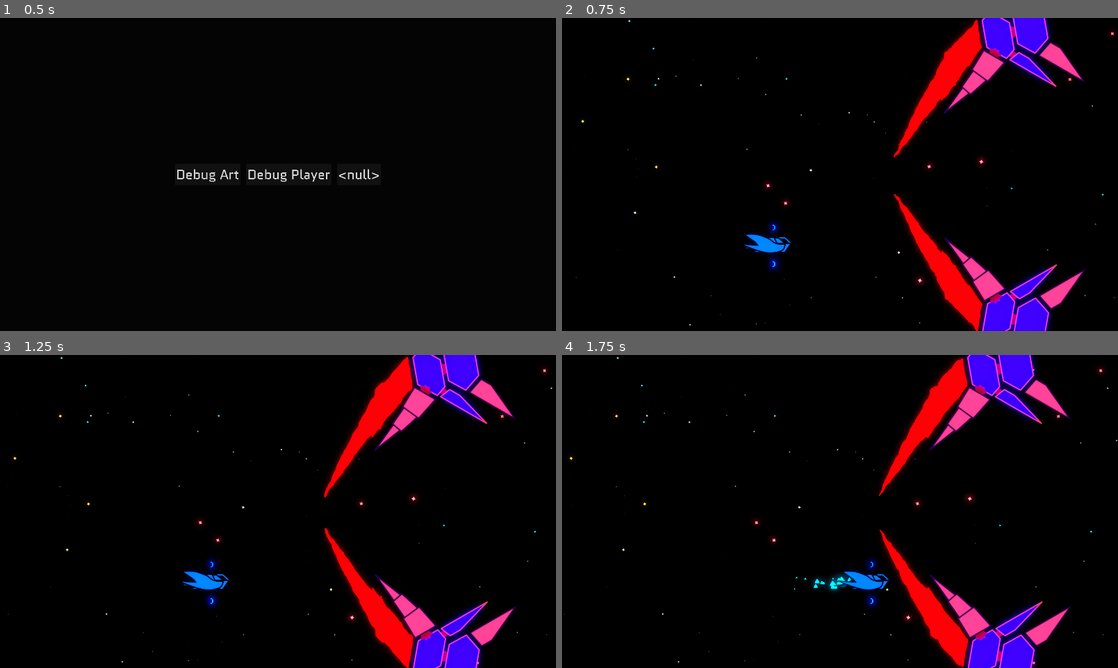
Above: before the commit, frames 1-4 (two rows, left to right).
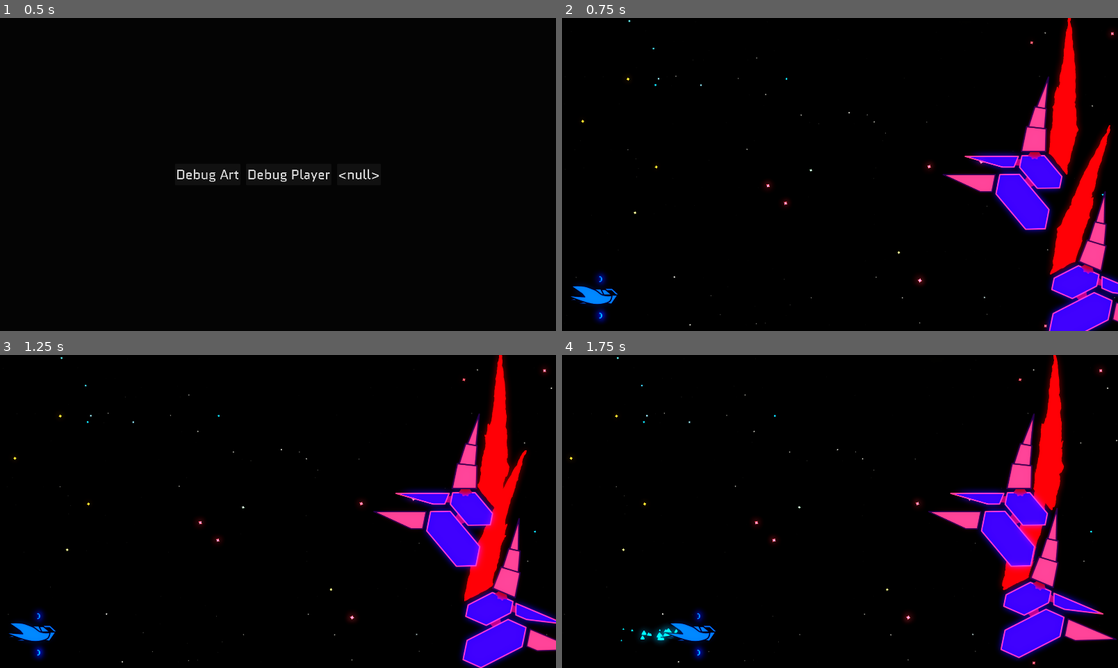
Above: after the commit, the same moments.

Repository: Zemiro-dev/StarfighterGemini
Game: Godot game, scene res://world/world_viewport_container.tscn
Same seed, same stepped clock (60 frames per second), same inputs: the game is played once before the commit and once after it. Sound files missing from this copy of the repository are replaced by a short silence.
Inputs:
- Up to frame 1 (0.5 s): no input
- Up to frame 2 (0.75 s): click "Debug Art" at 0.5 s
- Up to frame 3 (1.25 s): no input
- Up to frame 4 (1.75 s): hold D (right) from 1.28 s (still down); hold Shift (dash) from 1.28 s (still down)

Frame 1 is identical in both runs. In frame 2, 21% of the frame differs, in the area x 1-100%, y 0-100%; in frame 3, 20%; in frame 4, 19%.

Commit message:
adding basic attack test

Diff:
--- /dev/null
+++ b/game/actors/enemies/asteroid_beast/talon_attack_patterns.gd
@@ -0,0 +1,25 @@
+extends Node2D
+class_name TalonAttackPatterns
+
+
+@onready var charge_path_follow_2d: PathFollow2D = $ChargePath2D/ChargePathFollow2D
+
+@export var player: Player
+@export var talons: Array[Node2D] = []
+
+
+func _ready() -> void:
+	patrol_path(charge_path_follow_2d, 10., 1.)
+
+
+
+func _physics_process(delta: float) -> void:
+	pass
+
+
+func patrol_path(follower: PathFollow2D, duration: float, starting_progress: float = 0.) -> void:
+	follower.progress_ratio = starting_progress
+	var tween := follower.create_tween()
+	tween.set_loops()
+	tween.tween_property(follower, "progress_ratio", 0. if starting_progress >= .5 else 1., duration)
+	tween.tween_property(follower, "progress_ratio", 1. if starting_progress >= .5 else 0., duration)
--- a/game/world/debug/world_debug.tscn
+++ b/game/world/debug/world_debug.tscn
@@ -60,6 +60,7 @@
 [ext_resource type="Texture2D" uid="uid://c61vc5kdnj011" path="res://actors/enemies/resources/asteroid_beast_weakspot_gradient_low.tres" id="54_1aouo"]
 [ext_resource type="PackedScene" uid="uid://b58dppq2aevhp" path="res://actors/enemies/asteroid_beast/molecules/talon_arm.tscn" id="54_h8r0t"]
 [ext_resource type="Texture2D" uid="uid://dqufylk7anldw" path="res://assets/enemies/asteroid_beast/asteroid_beast_bolt_sheet_a.png" id="59_1g7u1"]
+[ext_resource type="Script" uid="uid://wmxvmbd14f70" path="res://actors/enemies/asteroid_beast/talon_attack_patterns.gd" id="60_7to6k"]
 [ext_resource type="PackedScene" uid="uid://3p08pqbj3jx1" path="res://actors/player/player.tscn" id="61_7to6k"]
 [ext_resource type="PackedScene" uid="uid://db3jamtupa1pe" path="res://world/world_environment_default.tscn" id="64_otf24"]
 
@@ -650,6 +651,12 @@
 shader_parameter/fps = 0.0
 shader_parameter/frames = 256
 
+[sub_resource type="Curve2D" id="Curve2D_otf24"]
+_data = {
+"points": PackedVector2Array(0, 0, 0, 0, 141, 221, 0, 0, 0, 0, 1801, 923)
+}
+point_count = 2
+
 [sub_resource type="ShaderMaterial" id="ShaderMaterial_r0vbx"]
 shader = ExtResource("7_an6al")
 shader_parameter/swap_out = Color(0.87451, 0.160784, 0.207843, 1)
@@ -671,35 +678,42 @@
 [node name="NeonOrbs" type="Node2D" parent="Stage"]
 
 [node name="Sprite2D" type="Sprite2D" parent="Stage/NeonOrbs"]
+visible = false
 position = Vector2(-2547, 339)
 texture = ExtResource("1_44sa8")
 
 [node name="Sprite2D3" type="Sprite2D" parent="Stage/NeonOrbs"]
+visible = false
 modulate = Color(0, 0.376, 1.3, 1)
 position = Vector2(-2038, 339)
 texture = ExtResource("2_lqxvj")
 
 [node name="Sprite2D4" type="Sprite2D" parent="Stage/NeonOrbs"]
+visible = false
 modulate = Color(1.2, 1.2, 1.2, 1)
 position = Vector2(-1531, 325)
 texture = ExtResource("3_lsr55")
 
 [node name="Sprite2D7" type="Sprite2D" parent="Stage/NeonOrbs"]
+visible = false
 position = Vector2(-1427, 747)
 texture = ExtResource("4_7wlep")
 
 [node name="Sprite2D8" type="Sprite2D" parent="Stage/NeonOrbs"]
+visible = false
 material = SubResource("ShaderMaterial_3mc18")
 position = Vector2(-1045, 336)
 rotation = 1.57079
 texture = ExtResource("1_44sa8")
 
 [node name="Sprite2D6" type="Sprite2D" parent="Stage/NeonOrbs"]
+visible = false
 modulate = Color(1.2, 0.161, 0.208, 1)
 position = Vector2(-2047, 716)
 texture = ExtResource("4_7wlep")
 
 [node name="Sprite2D12" type="Sprite2D" parent="Stage/NeonOrbs"]
+visible = false
 material = ExtResource("4_eldjb")
 position = Vector2(-2546, 729)
 texture = ExtResource("4_7wlep")
@@ -736,52 +750,53 @@
 
 [node name="Actors" type="Node2D" parent="Stage"]
 
-[node name="Player" type="Node2D" parent="Stage/Actors"]
-position = Vector2(-180, 215)
-
-[node name="TopCannon" type="Sprite2D" parent="Stage/Actors/Player"]
+[node name="PlayerOld" type="Node2D" parent="Stage/Actors"]
+visible = false
+position = Vector2(-1166, 22)
+
+[node name="TopCannon" type="Sprite2D" parent="Stage/Actors/PlayerOld"]
 material = SubResource("ShaderMaterial_6ptfx")
 position = Vector2(32, -63)
 texture = ExtResource("14_x6moa")
 
-[node name="CannonFlashTop" type="Sprite2D" parent="Stage/Actors/Player/TopCannon"]
+[node name="CannonFlashTop" type="Sprite2D" parent="Stage/Actors/PlayerOld/TopCannon"]
 modulate = Color(0, 1.3, 1.3, 1)
 self_modulate = Color(1, 1, 1, 0)
 show_behind_parent = true
 position = Vector2(25, 0)
 texture = ExtResource("16_7to6k")
 
-[node name="PlayerProjectileTop" type="Sprite2D" parent="Stage/Actors/Player/TopCannon"]
+[node name="PlayerProjectileTop" type="Sprite2D" parent="Stage/Actors/PlayerOld/TopCannon"]
 modulate = Color(0, 1.5, 1.5, 1)
 show_behind_parent = true
 position = Vector2(7, 0)
 scale = Vector2(1e-05, 1e-05)
 texture = ExtResource("17_otf24")
 
-[node name="Core" type="Sprite2D" parent="Stage/Actors/Player"]
+[node name="Core" type="Sprite2D" parent="Stage/Actors/PlayerOld"]
 material = SubResource("ShaderMaterial_x6moa")
 texture = ExtResource("12_lo56x")
 
-[node name="BottomCannon" type="Sprite2D" parent="Stage/Actors/Player"]
+[node name="BottomCannon" type="Sprite2D" parent="Stage/Actors/PlayerOld"]
 material = SubResource("ShaderMaterial_6ptfx")
 position = Vector2(32, 57)
 texture = ExtResource("14_x6moa")
 
-[node name="CannonFlashBottom" type="Sprite2D" parent="Stage/Actors/Player/BottomCannon"]
+[node name="CannonFlashBottom" type="Sprite2D" parent="Stage/Actors/PlayerOld/BottomCannon"]
 modulate = Color(0, 1.3, 1.3, 1)
 self_modulate = Color(1, 1, 1, 0)
 show_behind_parent = true
 position = Vector2(25, 0)
 texture = ExtResource("16_7to6k")
 
-[node name="PlayerProjectileBottom" type="Sprite2D" parent="Stage/Actors/Player/BottomCannon"]
+[node name="PlayerProjectileBottom" type="Sprite2D" parent="Stage/Actors/PlayerOld/BottomCannon"]
 modulate = Color(0, 1.5, 1.5, 1)
 show_behind_parent = true
 position = Vector2(7, 0)
 scale = Vector2(1e-05, 1e-05)
 texture = ExtResource("17_otf24")
 
-[node name="PlayerAnimationPlayer" type="AnimationPlayer" parent="Stage/Actors/Player"]
+[node name="PlayerAnimationPlayer" type="AnimationPlayer" parent="Stage/Actors/PlayerOld"]
 root_node = NodePath("../TopCannon")
 libraries = {
 &"": SubResource("AnimationLibrary_u7n2f")
@@ -845,6 +860,7 @@
 [node name="SourceParts" type="Node2D" parent="Stage/Actors/AsteroidBeast"]
 
 [node name="Bolt" type="GPUParticles2D" parent="Stage/Actors/AsteroidBeast/SourceParts"]
+visible = false
 material = SubResource("CanvasItemMaterial_1aouo")
 position = Vector2(-2558, -638)
 amount = 4
@@ -1258,20 +1274,19 @@
 position = Vector2(-58, -114)
 rotation = -3.14159
 
-[node name="TalonArm" parent="Stage/Actors/AsteroidBeast" instance=ExtResource("54_h8r0t")]
-position = Vector2(557, 489)
-rotation = -0.523598
-pivot_scale = Vector2(-1, 1)
-
-[node name="TalonArm2" parent="Stage/Actors/AsteroidBeast" instance=ExtResource("54_h8r0t")]
-position = Vector2(555, -481)
-rotation = 0.523598
-pivot_scale = Vector2(-1, -1)
-
-[node name="Player2" parent="Stage/Actors" instance=ExtResource("61_7to6k")]
-position = Vector2(728, 786)
+[node name="TalonArm0" parent="Stage/Actors/AsteroidBeast" instance=ExtResource("54_h8r0t")]
+position = Vector2(841, 383)
+rotation = -2.74151
+scale = Vector2(1, -1)
+
+[node name="TalonArm1" parent="Stage/Actors/AsteroidBeast" instance=ExtResource("54_h8r0t")]
+position = Vector2(702, -9)
+
+[node name="PlayerMain" parent="Stage/Actors" instance=ExtResource("61_7to6k")]
+position = Vector2(130, 964)
 
 [node name="Laser" type="Node2D" parent="Stage"]
+visible = false
 position = Vector2(-945, 385)
 
 [node name="Line2D" type="Line2D" parent="Stage/Laser"]
@@ -1294,6 +1309,23 @@
 position = Vector2(-1045, 198)
 script = ExtResource("9_otf24")
 
+[node name="TalonAttackPatterns" type="Node2D" parent="Stage" node_paths=PackedStringArray("player", "talons")]
+script = ExtResource("60_7to6k")
+player = NodePath("../Actors/PlayerMain")
+talons = [NodePath("../Actors/AsteroidBeast/TalonArm0"), NodePath("../Actors/AsteroidBeast/TalonArm1")]
+
+[node name="ChargePath2D" type="Path2D" parent="Stage/TalonAttackPatterns"]
+curve = SubResource("Curve2D_otf24")
+
+[node name="ChargePathFollow2D" type="PathFollow2D" parent="Stage/TalonAttackPatterns/ChargePath2D"]
+position = Vector2(1801, 923)
+rotation = 0.400083
+progress = 1802.33
+
+[node name="RemoteTransform2D" type="RemoteTransform2D" parent="Stage/TalonAttackPatterns/ChargePath2D/ChargePathFollow2D"]
+scale = Vector2(-1, 1)
+remote_path = NodePath("../../../../Actors/AsteroidBeast/TalonArm0")
+
 [node name="UI" type="Node2D" parent="."]
 
 [node name="HealthBar" type="Sprite2D" parent="UI"]
@@ -1309,7 +1341,7 @@
 offset_right = 1889.0
 offset_bottom = 115.0
 theme_override_font_sizes/font_size = 64
-text = "FPS: 145.0"
+text = "FPS: 133.0"
 script = ExtResource("30_tj5ml")
 
 [node name="WorldEnvironment" parent="." instance=ExtResource("64_otf24")]
Not shown, added: game/actors/enemies/asteroid_beast/talon_attack_patterns.gd.uid
Not shown: 1 places in game/world/debug/world_debug.tscn that only renumber resources
